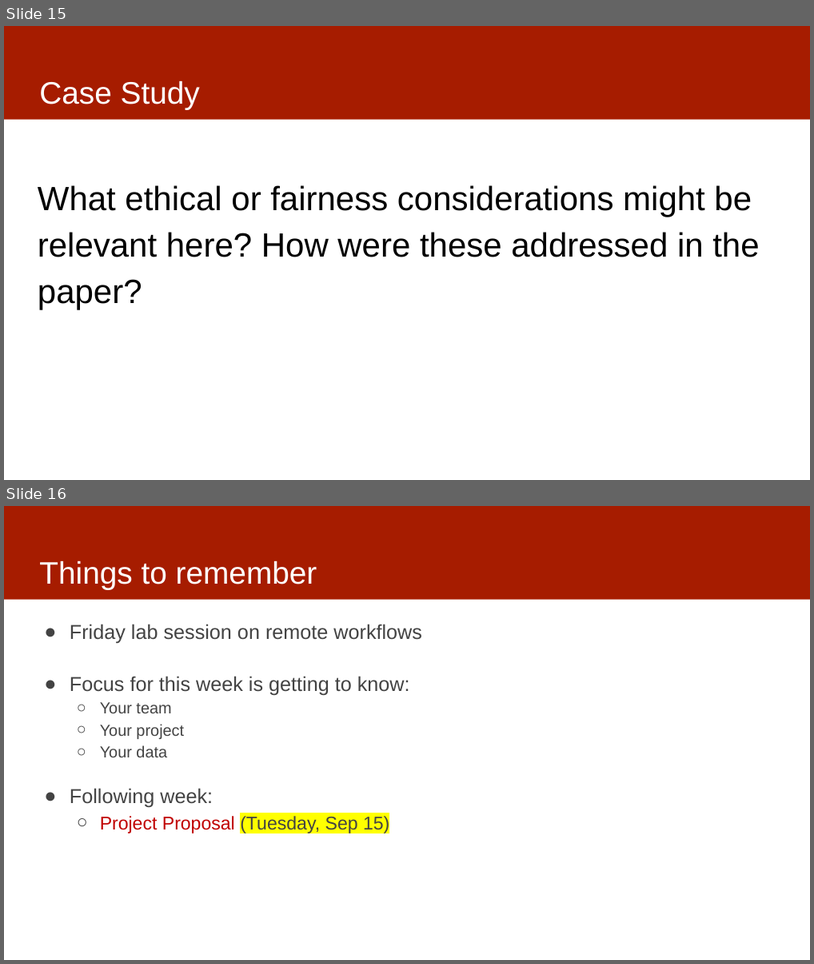
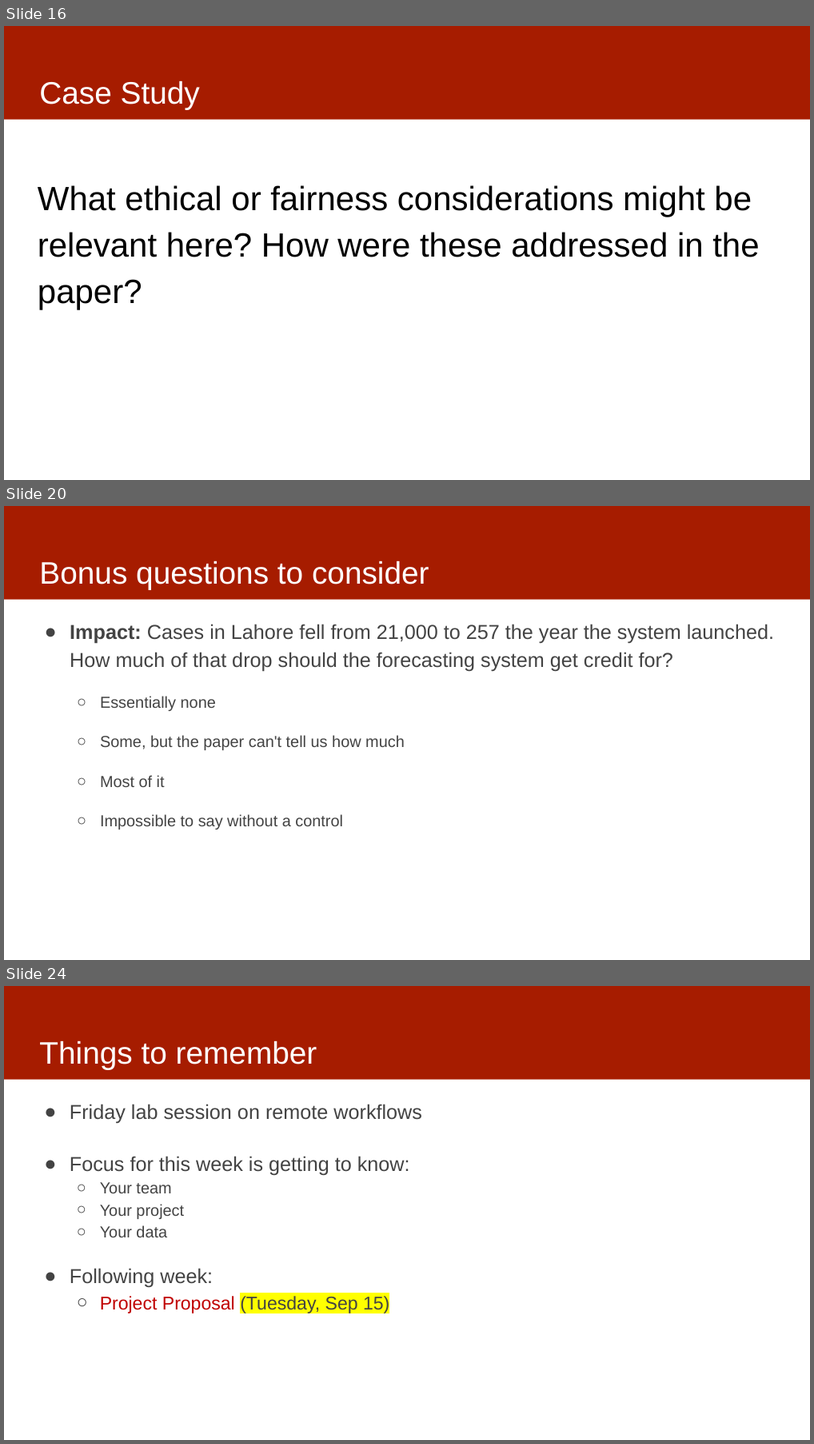
Before and after one commit to dssg/mlforpublicpolicylab, a slide deck: Lectures/03-casestudies.pptx. Shown one above the other, each under a label of ours: slides 15 and 16 before the commit, slides 16, 20 and 24 after it; the slides between them are not shown. The pictures are 814x964 and 814x1444 pixels, drawn with LibreOffice and Linux fonts; fonts in the diff are those of the drawing. Boxes give left, top, right and bottom in pixels: in the first picture for what was removed or moved away, otherwise in the second. Text is boxed around its words. In the diff, an @@ line names an element or a change of style, - is before the commit and + after.

```diff
--- a/Lectures/03-casestudies.pptx
+++ b/Lectures/03-casestudies.pptx
@@ slide 20 added at bbox=[4, 506, 810, 960], background #FFFFFF; not listed: 1 template element that a slide beside it also shows @@
@@ title added at bbox=[39, 561, 430, 590], 37 pt, text #FFFFFF @@
+Bonus questions to consider
@@ text added at bbox=[70, 624, 774, 829], 24 pt, text #434343 @@
+● Impact: Cases in Lahore fell from 21,000 to 257 the year the system launched. How much of that drop should the forecasting system get credit for?
+  ○ Essentially none
+  ○ Some, but the paper can't tell us how much
+  ○ Most of it
+  ○ Impossible to say without a control
@@ what was slide 15 is now slide 16 @@
@@ what was slide 16 is now slide 24 @@
```
Also in this commit, not shown: 2 slides changed, 8 other slides added.
